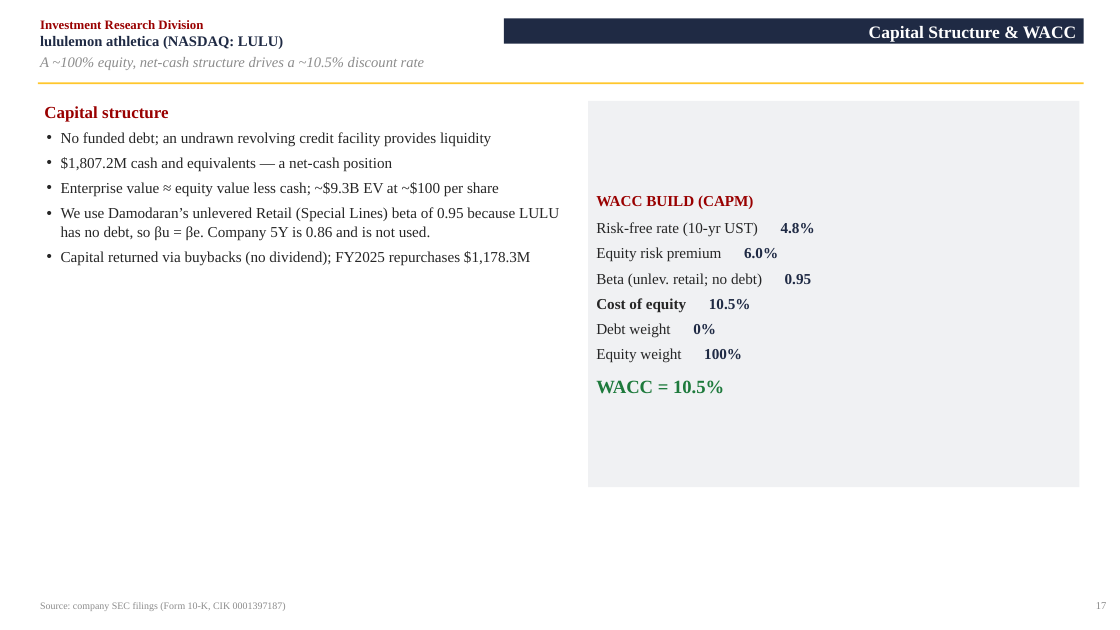
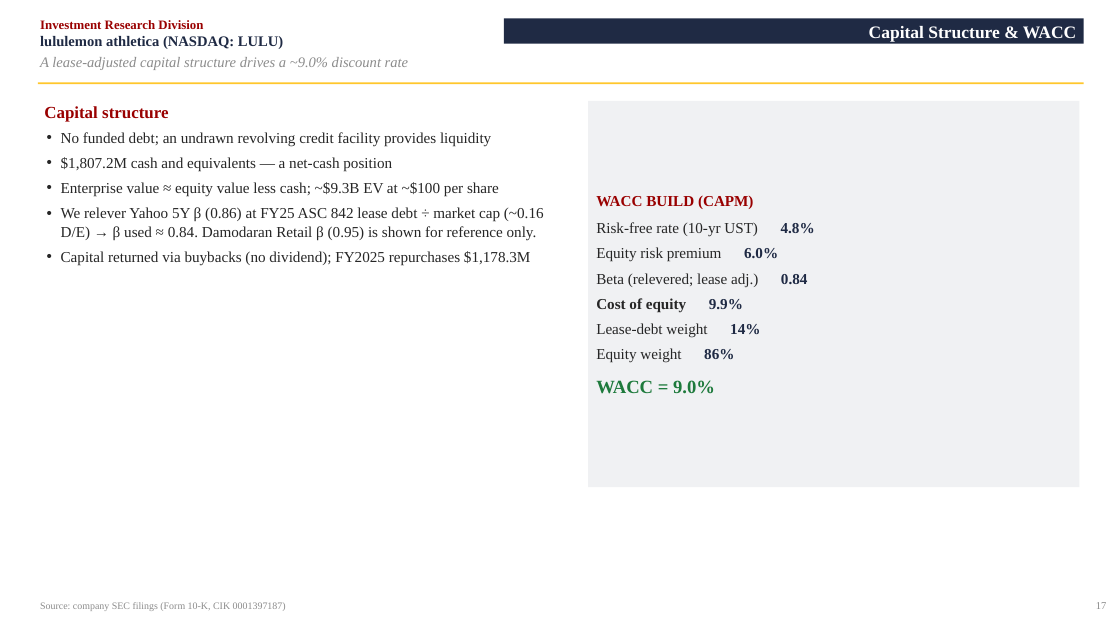
Before and after one commit to vengeanceaiUSC/RM, a slide deck: slide 18 of LULU/LULU_Investment_Pitch_Deck.pptx. Drawn at 1120x630 pixels with LibreOffice and Linux fonts; fonts in the diff are those of the drawing. Boxes give left, top, right and bottom in pixels: in the first picture for what was removed or moved away, otherwise in the second. Text is boxed around its words. In the diff, an @@ line names an element or a change of style, - is before the commit and + after.

```diff
--- a/LULU/LULU_Investment_Pitch_Deck.pptx
+++ b/LULU/LULU_Investment_Pitch_Deck.pptx
@@ text at box(40, 57, 408, 70): text changed @@
-A ~100% equity, net-cash structure drives a ~10.5% discount rate
+A lease-adjusted capital structure drives a ~9.0% discount rate
@@ text at box(61, 207, 544, 241): text changed @@
-• We use Damodaran’s unlevered Retail (Special Lines) beta of 0.95 because LULU has no debt, so βu = βe. Company 5Y is 0.86 and is not used.
+• We relever Yahoo 5Y β (0.86) at FY25 ASC 842 lease debt ÷ market cap (~0.16 D/E) → β used ≈ 0.84. Damodaran Retail β (0.95) is shown for reference only.
@@ text in rectangle at box(596, 273, 758, 394): text changed @@
-Beta (unlev. retail; no debt) 0.95
-Cost of equity 10.5%
-Debt weight 0%
-Equity weight 100%
-WACC = 10.5%
+Beta (relevered; lease adj.) 0.84
+Cost of equity 9.9%
+Lease-debt weight 14%
+Equity weight 86%
+WACC = 9.0%
```
Also in this commit, not shown: 7 other slides changed, 6 other files.
